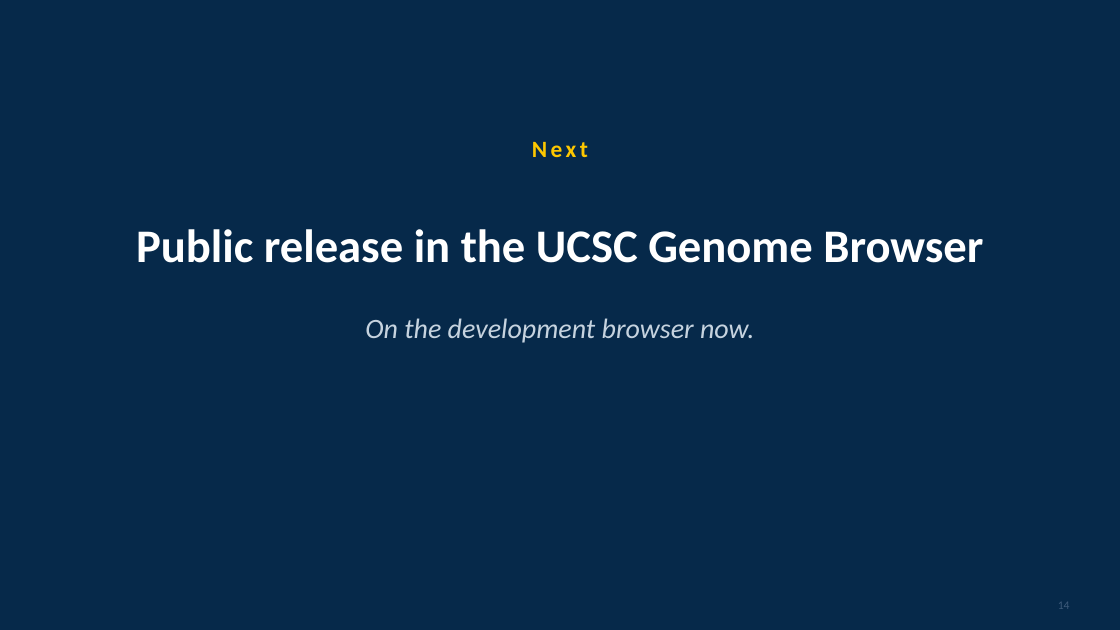
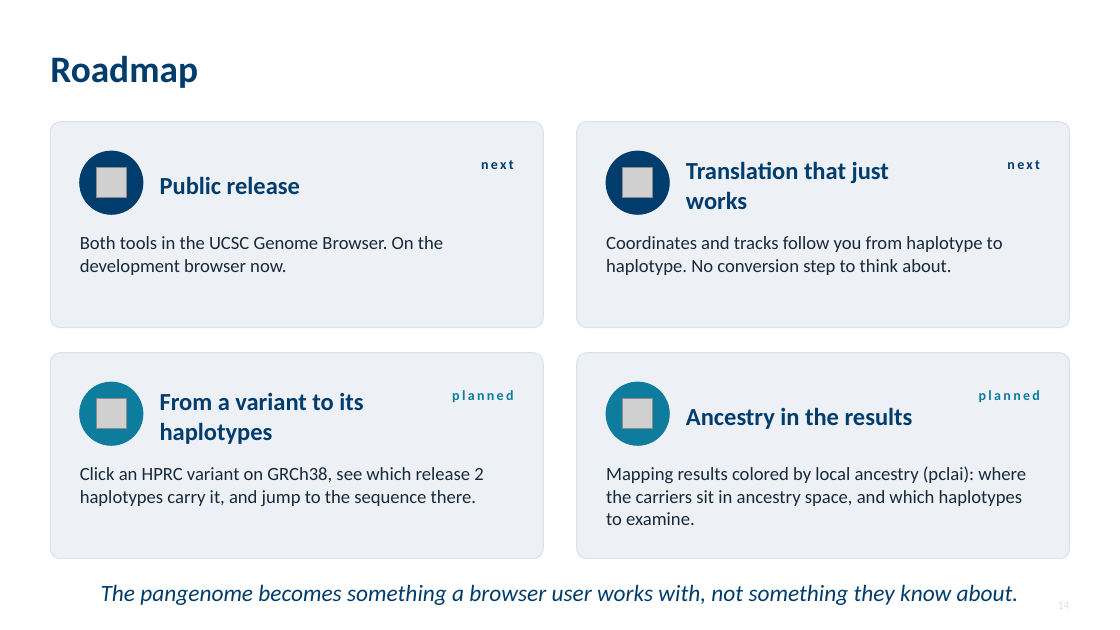
Before and after one commit to parsaeskandar/hprc_2026_poster, a slide deck: slide 14 of talk/HPRC2026_talk.pptx. Drawn at 1120x630 pixels with LibreOffice and Linux fonts; fonts in the diff are those of the drawing; grey boxes stand for pictures. Boxes give left, top, right and bottom in pixels: in the first picture for what was removed or moved away, otherwise in the second. Text is boxed around its words. In the diff, an @@ line names an element or a change of style, - is before the commit and + after.

Commit message:
Talk: roadmap slide with release, invisible translation, variant-to-haplotypes, and ancestry

```diff
--- a/talk/HPRC2026_talk.pptx
+++ b/talk/HPRC2026_talk.pptx
@@ background #06294A to #FFFFFF @@
@@ text added at bbox=[50, 55, 198, 88], 32 pt, text #003C6C, bold @@
+Roadmap
@@ rounded rectangle added at bbox=[50, 122, 544, 328], fill #EDF1F6, outline #DCE3EB 1 pt @@
@@ rounded rectangle added at bbox=[577, 122, 1070, 328], fill #EDF1F6, outline #DCE3EB 1 pt @@
@@ ellipse added at bbox=[80, 151, 143, 214], fill #003C6C, outline #003C6C 1 pt @@
@@ picture added at bbox=[97, 168, 127, 198] @@
@@ text added at bbox=[160, 176, 300, 194], 21 pt, text #003C6C, bold @@
+Public release
@@ text at bbox=[481, 160, 514, 169]: text changed; size 20 to 12 pt; text colour #FDC700 to #003C6C @@
-Next
+next
@@ ellipse added at bbox=[607, 151, 670, 214], fill #003C6C, outline #003C6C 1 pt @@
@@ picture added at bbox=[623, 168, 653, 198] @@
@@ text added at bbox=[686, 161, 889, 209], 21 pt, text #003C6C, bold @@
+Translation that just works
@@ text added at bbox=[1007, 160, 1040, 169], 12 pt, text #003C6C, bold @@
+next
@@ text at bbox=[80, 236, 443, 275]: text changed; size 40 to 16 pt; text colour #FFFFFF to #18293B; bold off @@
-Public release in the UCSC Genome Browser
+Both tools in the UCSC Genome Browser. On the development browser now.
@@ text "Both tools in the UCSC ..." at bbox=[80, 236, 443, 275]: vertical alignment middle to top @@
@@ text added at bbox=[606, 236, 1003, 275], 16 pt, text #18293B @@
+Coordinates and tracks follow you from haplotype to haplotype. No conversion step to think about.
@@ text removed at bbox=[365, 318, 754, 343] @@
-On the development browser now.
@@ rounded rectangle added at bbox=[50, 353, 544, 559], fill #EDF1F6, outline #DCE3EB 1 pt @@
@@ rounded rectangle added at bbox=[577, 353, 1070, 559], fill #EDF1F6, outline #DCE3EB 1 pt @@
@@ ellipse added at bbox=[80, 382, 143, 445], fill #0E7C9C, outline #0E7C9C 1 pt @@
@@ ellipse added at bbox=[607, 382, 670, 445], fill #0E7C9C, outline #0E7C9C 1 pt @@
@@ picture added at bbox=[97, 399, 127, 429] @@
@@ text added at bbox=[160, 393, 363, 444], 21 pt, text #003C6C, bold @@
+From a variant to its haplotypes
@@ text added at bbox=[452, 390, 513, 403], 12 pt, text #0E7C9C, bold @@
+planned
@@ picture added at bbox=[623, 399, 653, 429] @@
@@ text added at bbox=[686, 407, 913, 429], 21 pt, text #003C6C, bold @@
+Ancestry in the results
@@ text added at bbox=[979, 390, 1040, 403], 12 pt, text #0E7C9C, bold @@
+planned
@@ text added at bbox=[80, 467, 483, 506], 16 pt, text #18293B @@
+Click an HPRC variant on GRCh38, see which release 2 haplotypes carry it, and jump to the sequence there.
@@ text added at bbox=[606, 466, 1026, 525], 16 pt, text #18293B @@
+Mapping results colored by local ancestry (pclai): where the carriers sit in ancestry space, and which haplotypes to examine.
@@ text added at bbox=[101, 584, 1019, 605], 20 pt, text #003C6C, italic @@
+The pangenome becomes something a browser user works with, not something they know about.
@@ text removed at bbox=[1058, 602, 1070, 609] @@
-14
```
Also in this commit, not shown: 2 other files.
